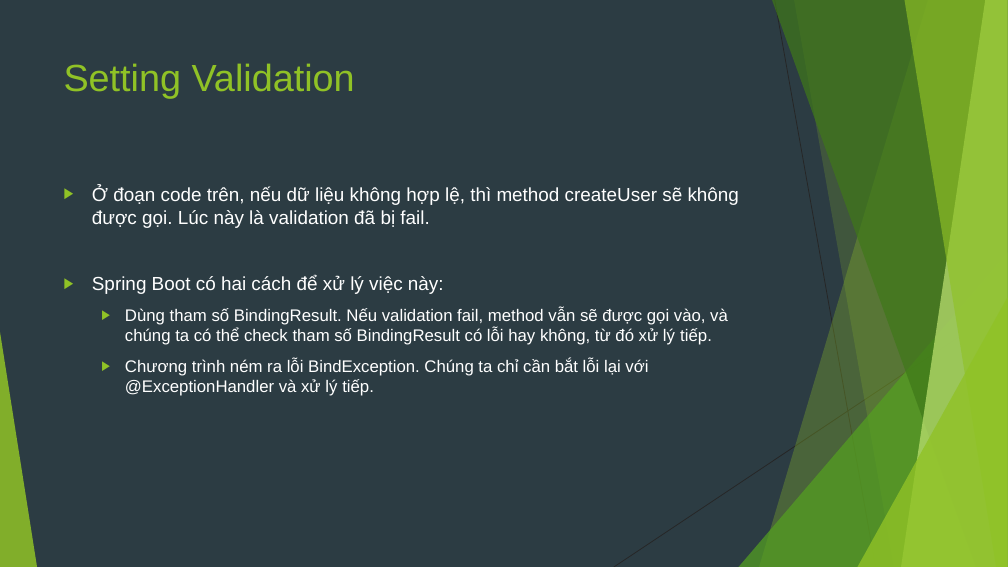
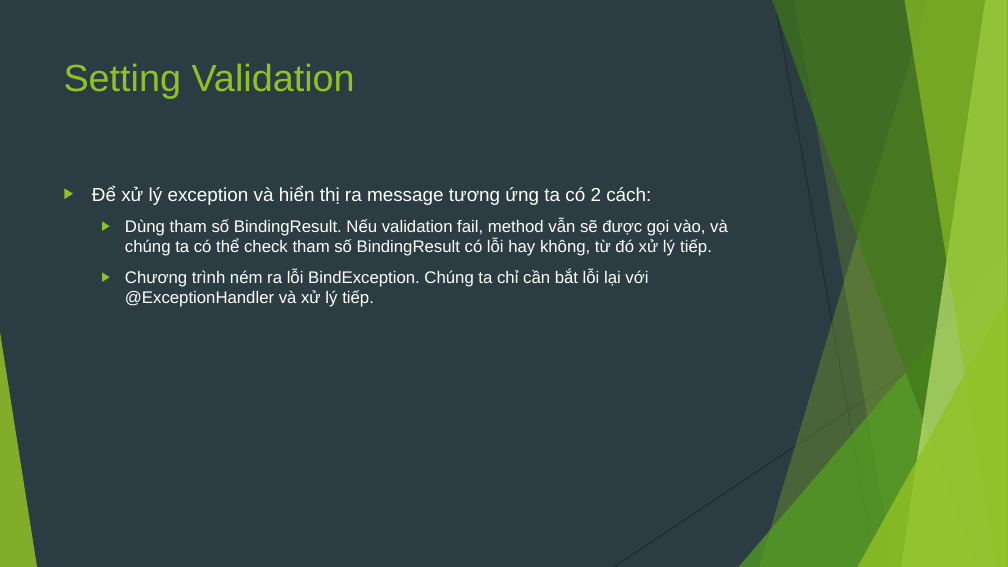
Before and after one commit to sobbingwind/SpringBoot, a slide deck: slide 8 of 08.Spring Validation.pptx (slide 7 before the commit). Drawn at 1008x567 pixels with LibreOffice and Linux fonts; fonts in the diff are those of the drawing. Boxes give left, top, right and bottom in pixels: in the first picture for what was removed or moved away, otherwise in the second. Text is boxed around its words. In the diff, an @@ line names an element or a change of style, - is before the commit and + after.

```diff
--- a/08.Spring Validation.pptx
+++ b/08.Spring Validation.pptx
@@ text at (x1=92, y1=186, x2=651, y2=205): text changed @@
-▶ Ở đoạn code trên, nếu dữ liệu không hợp lệ, thì method createUser sẽ không được gọi. Lúc này là validation đã bị fail.
-▶ Spring Boot có hai cách để xử lý việc này:
+▶ Để xử lý exception và hiển thị ra message tương ứng ta có 2 cách:
```
Also in this commit, not shown: 3 other slides changed, 4 slides added, 1 slide removed.
